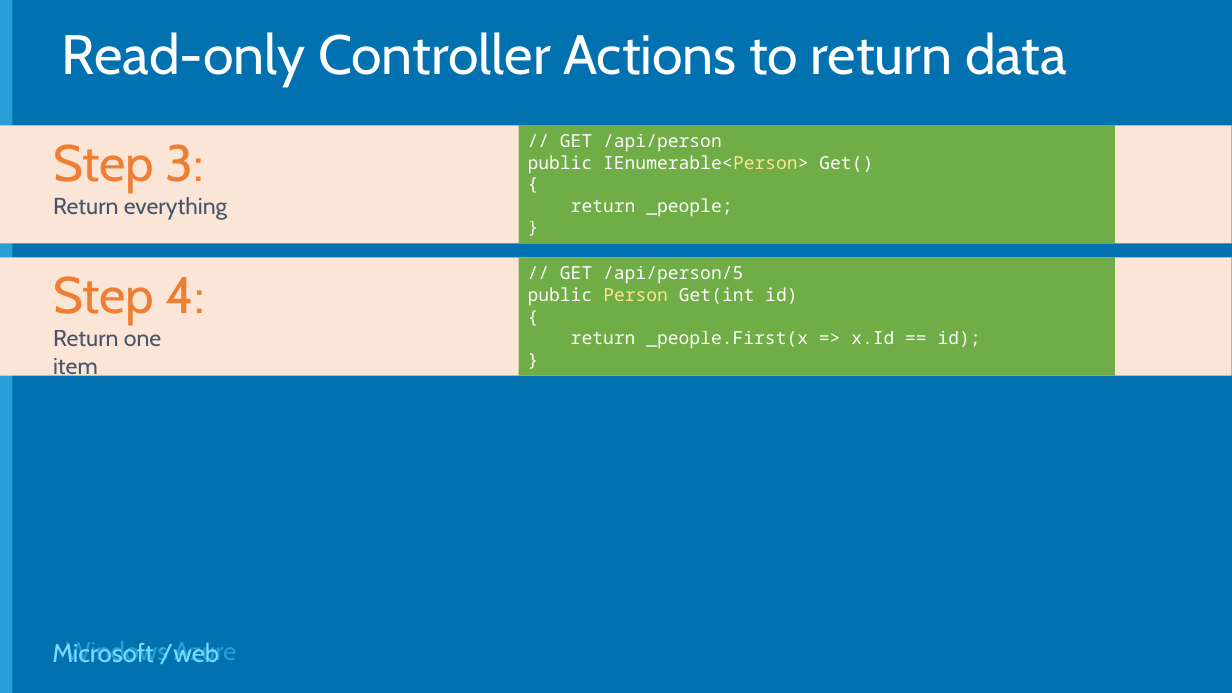
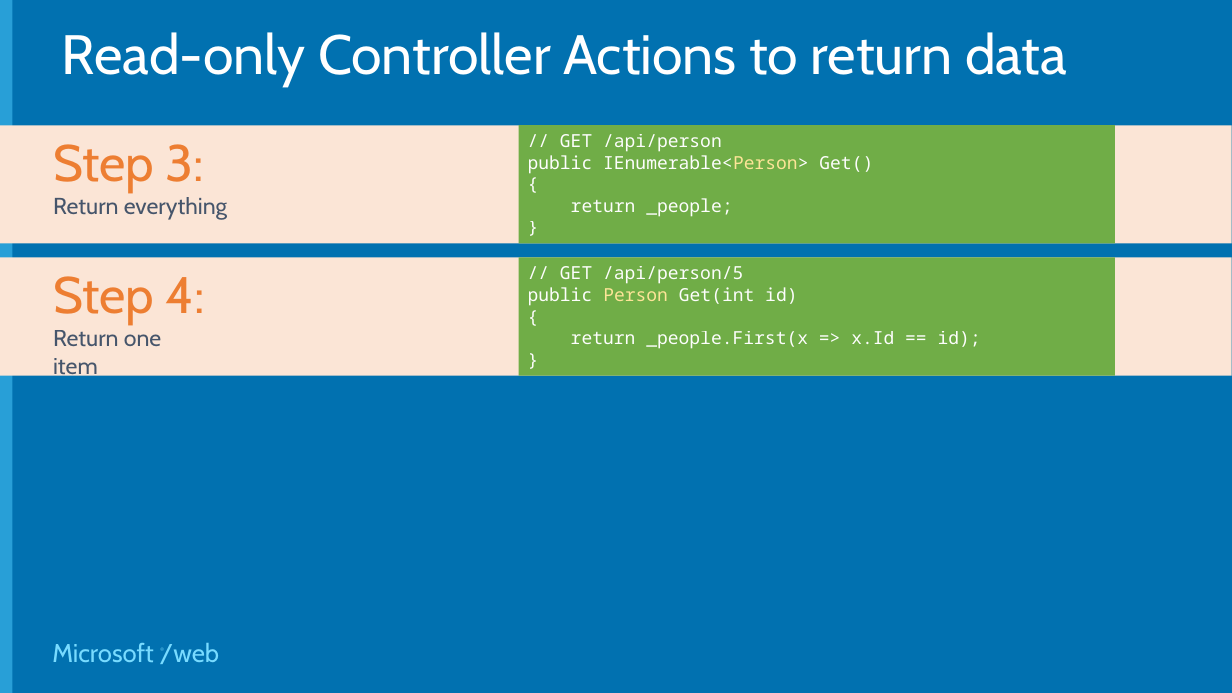
Before and after one commit to Microsoft-Web/DECK-HTTP-Services, a slide deck: slide 7 of 5-HTTP-Services.pptx. Drawn at 1232x693 pixels with LibreOffice and Linux fonts; fonts in the diff are those of the drawing; background and template pictures are left out. Boxes give left, top, right and bottom in pixels: in the first picture for what was removed or moved away, otherwise in the second. Text is boxed around its words. In the diff, an @@ line names an element or a change of style, - is before the commit and + after.

```diff
--- a/5-HTTP-Services.pptx
+++ b/5-HTTP-Services.pptx
@@ text removed at [66,641,236,664] @@
-Windows Azure
```
Also in this commit, not shown: 15 other slides changed, 1 slide added, 1 slide removed, 1 other file.
